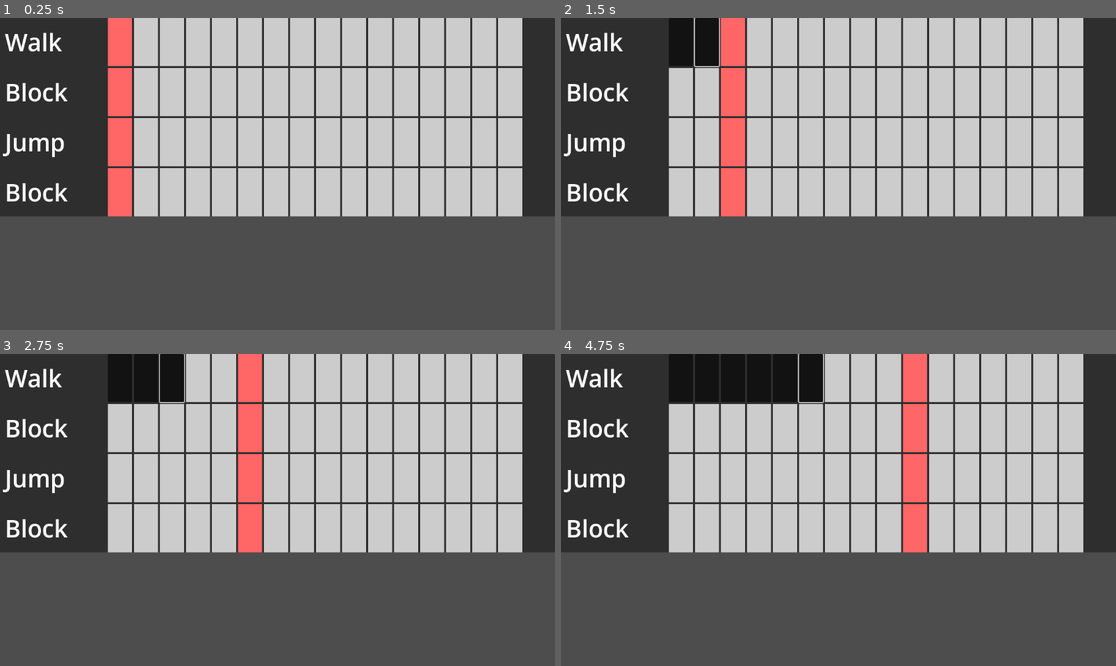
Above: before the commit, frames 1-4 (two rows, left to right).
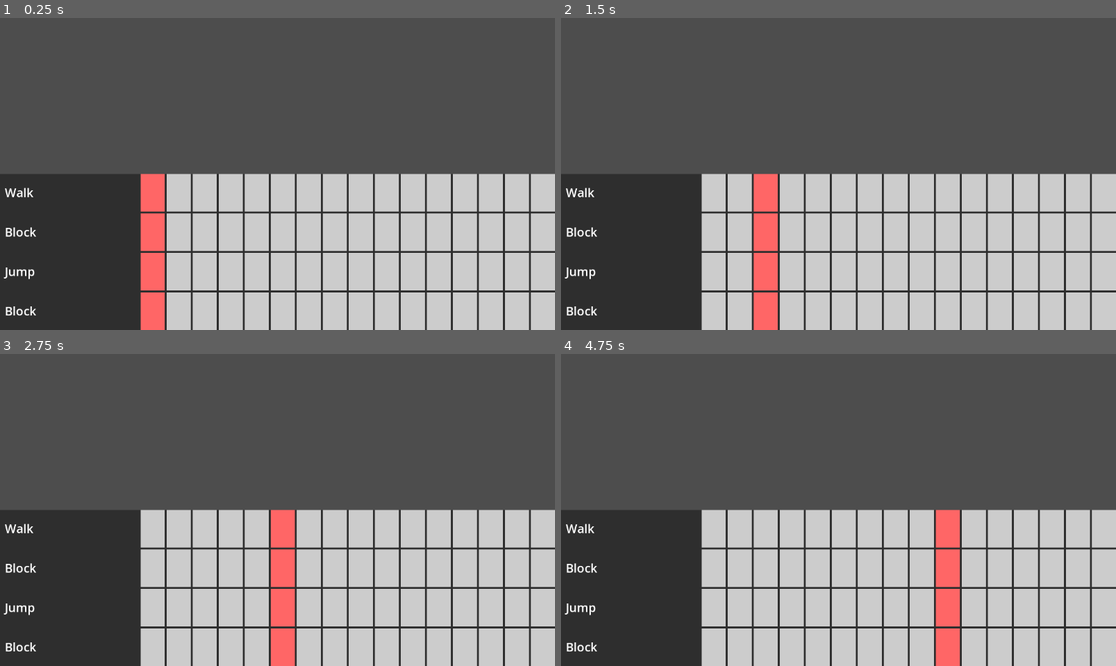
Above: after the commit, the same moments.

Repository: blondeman/GMTK2025
Game: Godot game, scene res://scenes/base_level.tscn
Two runs of this game, one before a commit and one after it. Both use one fixed random seed, a clock stepped at 60 frames per second and the inputs below. Before the commit the project starts from res://scenes/sequencer.tscn.
Inputs (mouse positions are in pixels of both pictures, inside the frame that each line leads up to):
- Up to frame 1 (0.25 s): no input
- Up to frame 2 (1.5 s): click (683, 42) at 0.52 s; click (705, 42) at 1.27 s
- Up to frame 3 (2.75 s): click (172, 378) at 2.02 s
- Up to frame 4 (4.75 s): click (760, 378) at 2.77 s; click (783, 378) at 3.52 s; click (810, 378) at 4.27 s

The runs differ from the first frame. In frame 1, 89% of the frame differs, in the area x 0-100%, y 0-100%; in frame 2, 90%; in frame 3, 90%; in frame 4, 90%.

Commit message:
combined into base scene

Diff:
--- a/GMTK 2025/project.godot
+++ b/GMTK 2025/project.godot
@@ -11,7 +11,7 @@
 [application]
 
 config/name="GMTK 2025"
-run/main_scene="res://scenes/sequencer.tscn"
+run/main_scene="res://scenes/base_level.tscn"
 config/features=PackedStringArray("4.0", "Forward Plus")
 config/icon="res://icon.svg"
 
--- a/GMTK 2025/scenes/base_level.tscn
+++ b/GMTK 2025/scenes/base_level.tscn
@@ -1,3 +1,11 @@
-[gd_scene format=3 uid="uid://bmupuka156cl3"]
+[gd_scene load_steps=2 format=3 uid="uid://bmupuka156cl3"]
 
-[node name="base_level" type="Node2D"]
+[ext_resource type="PackedScene" uid="uid://b07n0lhyurdyk" path="res://scenes/sequencer.tscn" id="1_l1caj"]
+
+[node name="base_level" type="Node"]
+
+[node name="game" type="Node2D" parent="."]
+
+[node name="sequencer" parent="." instance=ExtResource("1_l1caj")]
+custom_minimum_size = Vector2(0, 200)
+grow_vertical = 0
--- a/GMTK 2025/scenes/sequencer.tscn
+++ b/GMTK 2025/scenes/sequencer.tscn
@@ -2,22 +2,19 @@
 
 [ext_resource type="Script" path="res://scripts/sequencer.gd" id="1_b075n"]
 
-[node name="sequencer" type="Control"]
-layout_mode = 3
+[node name="sequencer" type="Panel"]
+anchors_preset = -1
+anchor_top = 0.5
+anchor_right = 1.0
+anchor_bottom = 1.0
+grow_horizontal = 2
+script = ExtResource("1_b075n")
+bpm = 120
+
+[node name="trackContainer" type="VBoxContainer" parent="."]
+layout_mode = 1
 anchors_preset = 15
 anchor_right = 1.0
 anchor_bottom = 1.0
 grow_horizontal = 2
 grow_vertical = 2
-script = ExtResource("1_b075n")
-bpm = 120
-
-[node name="Panel" type="PanelContainer" parent="."]
-layout_mode = 1
-anchors_preset = 10
-anchor_right = 1.0
-offset_bottom = 100.0
-grow_horizontal = 2
-
-[node name="trackContainer" type="VBoxContainer" parent="Panel"]
-layout_mode = 2
--- a/GMTK 2025/scenes/track.tscn
+++ b/GMTK 2025/scenes/track.tscn
@@ -9,17 +9,24 @@
 border_color = Color(0.180392, 0.180392, 0.180392, 1)
 
 [sub_resource type="LabelSettings" id="LabelSettings_3sbxl"]
-font_size = 50
+font_size = 25
 
 [sub_resource type="StyleBoxFlat" id="StyleBoxFlat_302kr"]
 bg_color = Color(0.8, 0.8, 0.8, 1)
 
 [node name="track" type="HBoxContainer"]
-size_flags_horizontal = 0
+anchors_preset = 15
+anchor_right = 1.0
+anchor_bottom = 1.0
+grow_horizontal = 2
+grow_vertical = 2
+size_flags_horizontal = 3
+size_flags_vertical = 3
 script = ExtResource("1_klhbj")
 
 [node name="PanelContainer" type="PanelContainer" parent="."]
 layout_mode = 2
+size_flags_horizontal = 3
 theme_override_styles/panel = SubResource("StyleBoxFlat_komar")
 
 [node name="Label" type="Label" parent="PanelContainer"]
@@ -32,8 +39,43 @@
 layout_mode = 2
 
 [node name="template" type="Button" parent="beats"]
-custom_minimum_size = Vector2(50, 100)
+custom_minimum_size = Vector2(50, 0)
 layout_mode = 2
 size_flags_horizontal = 3
 theme_override_styles/normal = SubResource("StyleBoxFlat_302kr")
 toggle_mode = true
+
+[node name="template2" type="Button" parent="beats"]
+custom_minimum_size = Vector2(50, 0)
+layout_mode = 2
+size_flags_horizontal = 3
+theme_override_styles/normal = SubResource("StyleBoxFlat_302kr")
+toggle_mode = true
+
+[node name="template3" type="Button" parent="beats"]
+custom_minimum_size = Vector2(50, 0)
+layout_mode = 2
+size_flags_horizontal = 3
+theme_override_styles/normal = SubResource("StyleBoxFlat_302kr")
+toggle_mode = true
+
+[node name="template4" type="Button" parent="beats"]
+custom_minimum_size = Vector2(50, 0)
+layout_mode = 2
+size_flags_horizontal = 3
+theme_override_styles/normal = SubResource("StyleBoxFlat_302kr")
+toggle_mode = true
+
+[node name="template5" type="Button" parent="beats"]
+custom_minimum_size = Vector2(50, 0)
+layout_mode = 2
+size_flags_horizontal = 3
+theme_override_styles/normal = SubResource("StyleBoxFlat_302kr")
+toggle_mode = true
+
+[node name="template6" type="Button" parent="beats"]
+custom_minimum_size = Vector2(50, 0)
+layout_mode = 2
+size_flags_horizontal = 3
+theme_override_styles/normal = SubResource("StyleBoxFlat_302kr")
+toggle_mode = true
--- a/GMTK 2025/scripts/sequencer.gd
+++ b/GMTK 2025/scripts/sequencer.gd
@@ -13,7 +13,7 @@
 var lastBeatDelta := 0.0
 
 var trackScene := preload("res://scenes/track.tscn")
-@onready var trackContainer := $Panel/trackContainer
+@onready var trackContainer := $trackContainer
 
 func _ready():
 	currentBeat = beats - 1
